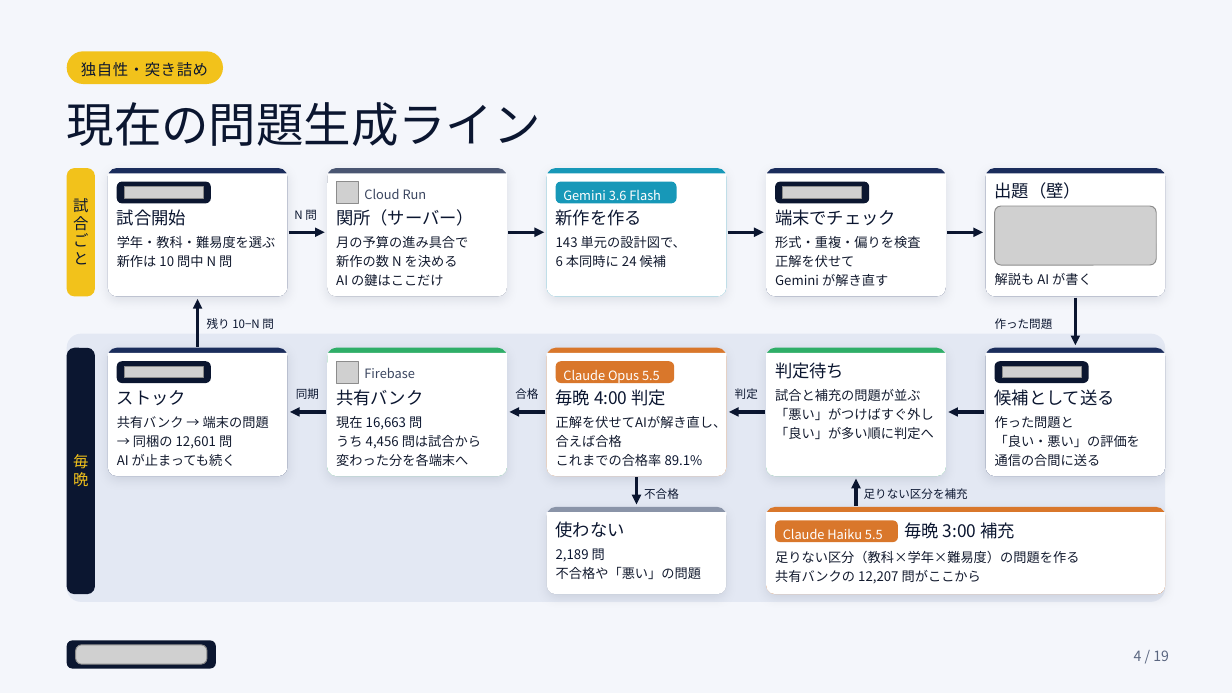
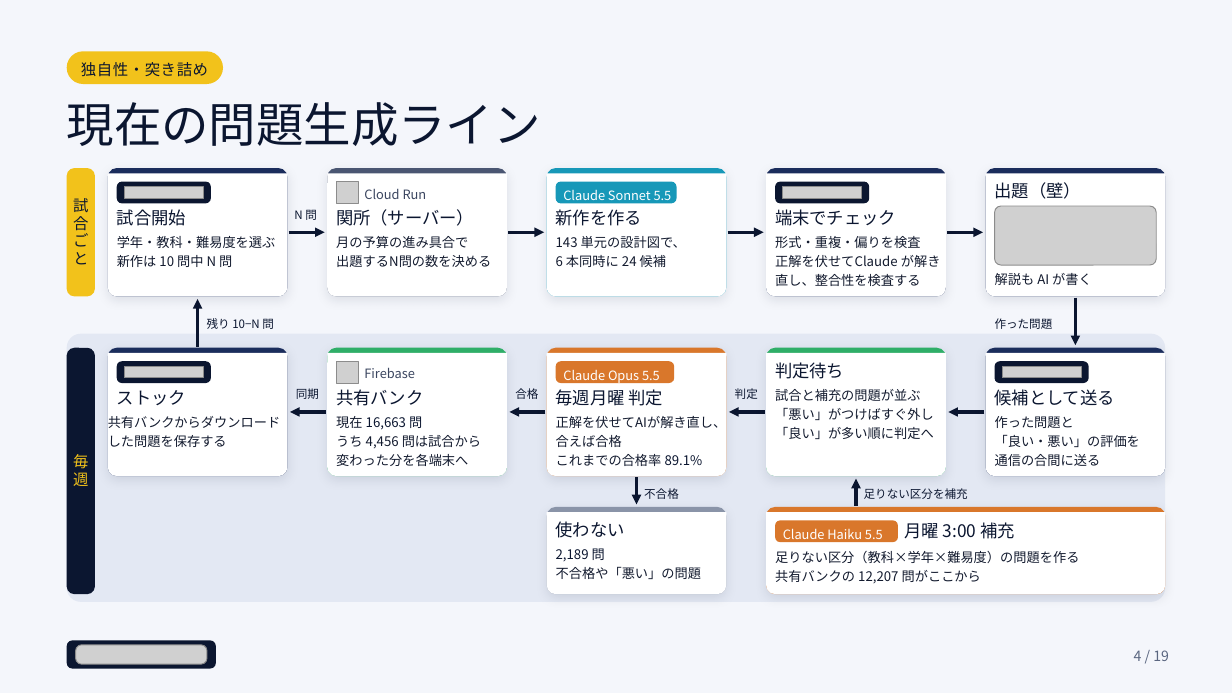
Before and after one commit to YuKatsumoto/AIQUIZ, a slide deck: slide 4 of AIQUIZ-Godot/docs/submission/02_アピール資料.pptx. Drawn at 1232x693 pixels with LibreOffice and Linux fonts; fonts in the diff are those of the drawing; grey boxes stand for pictures. Boxes give left, top, right and bottom in pixels: in the first picture for what was removed or moved away, otherwise in the second. Text is boxed around its words. In the diff, an @@ line names an element or a change of style, - is before the commit and + after.

```diff
--- a/AIQUIZ-Godot/docs/submission/02_アピール資料.pptx
+++ b/AIQUIZ-Godot/docs/submission/02_アピール資料.pptx
@@ text at [563, 190, 672, 205]: text changed @@
-Gemini 3.6 Flash
+Claude Sonnet 5.5
@@ text at [336, 236, 491, 267]: text changed @@
-月の予算の進み具合で
-新作の数 N を決める
-AI の鍵はここだけ
+月の予算の進み具合で
+出題するN問の数を決める
@@ text at [775, 236, 941, 286]: text changed @@
-形式・重複・偏りを検査
-正解を伏せて
-Gemini が解き直す
+形式・重複・偏りを検査
+正解を伏せてClaude が解き直し、整合性を検査する
@@ text at [556, 389, 663, 406]: text changed @@
-毎晩 4:00 判定
+毎週月曜 判定
@@ text at [108, 416, 281, 447]: text changed @@
-共有バンク → 端末の問題
-→ 同梱の 12,601 問
-AI が止まっても続く
+共有バンクからダウンロード
+した問題を保存する
@@ text at [73, 454, 88, 486]: text changed @@
-毎
-晩
+毎
+週
@@ text at [904, 522, 1015, 539]: text changed @@
-毎晩 3:00 補充
+月曜 3:00 補充
```
Also in this commit, not shown: 6 other slides changed, 1 slide removed, 39 other files.
